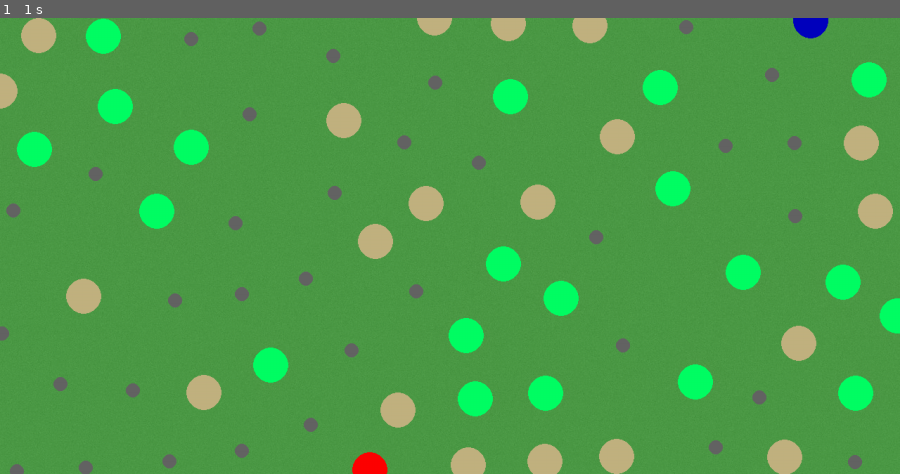
Above: before the commit, frame 1.
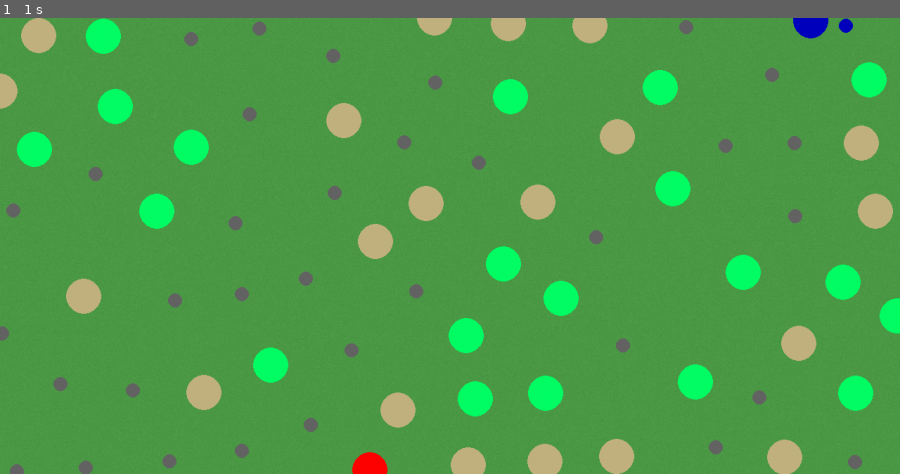
Above: after the commit, the same moment.

Repository: bluesun-pixel/projet-pygame
Game: pygame game, started from main.py
Two runs of this game, one before a commit and one after it. Both use one fixed random seed, a clock stepped at 60 frames per second and the inputs below.
Inputs:
- Up to frame 1 (1 s): no input

The runs differ from the first frame. In frame 1, less than 0.1% of the frame differs, in the area x 93-95%, y 0-4%.

Commit message:
rotation autour du tee

Diff:
--- a/main.py
+++ b/main.py
@@ -145,10 +145,12 @@
 NOMBRE_ARBRES = 20
 NOMBRE_BUNKERS = 20
 DISTANCE_MINIMUM_TEE_DRAPEAU = 800
+VITESSE_ANGULAIRE = .002
 
 #défintion des variables et instances de classe
 obstacle1 = Obstacles(0, 0)  # TODO: essayer de créer une classe abstraite/virtuelle
 points = poisson_disc_sampling(90, 649, 1280, 50)
+alpha = 0 #angle en degré représentant la direction de visée
 
 # </editor-fold>
 
@@ -186,8 +188,7 @@
     liste_de_points.remove(liste_de_points[tee_index])
 
     optimal_distance = distance(tee, drapeau)
-    while optimal_distance < DISTANCE_MINIMUM_TEE_DRAPEAU and len(liste_de_points) >1:
-        print("loop")
+    while optimal_distance < DISTANCE_MINIMUM_TEE_DRAPEAU and len(liste_de_points) >2:
         tee_index_prime = randint(0, len(liste_de_points) - 1)
         tee_prime = liste_de_points[tee_index_prime]
         new_distance = distance(tee_prime, drapeau)
@@ -197,7 +198,7 @@
             optimal_distance = new_distance
         else:
             print("point discarded")
-        liste_de_points.remove(liste_de_points[tee_index])
+        liste_de_points.remove(liste_de_points[tee_index_prime])
 
     return arbres, bunkers, drapeau, tee
 
@@ -213,6 +214,7 @@
 # <editor-fold desc="Boucle de jeu">
 while continuer:
     liste_sprite.draw(fenetre)
+
     for point in points:
         pygame.draw.circle(fenetre, (100, 100, 100), (int(point[0]), int(point[1])), 10)
     for arbre in liste_arbres:
@@ -221,7 +223,20 @@
         pygame.draw.circle(fenetre, (194, 178, 128), (int(bunker.pos_x), int(bunker.pos_y)), 25)
     pygame.draw.circle(fenetre, (255, 0, 0), (int(drapeau_position[0]), int(drapeau_position[1])), 25)
     pygame.draw.circle(fenetre, (0, 0, 190), (int(tee_position[0]), int(tee_position[1])), 25)
+
+    if alpha < 360:
+        alpha += VITESSE_ANGULAIRE
+    else:
+        alpha = 0
+
+    visee_x = tee_position[0] + math.cos(alpha) * 50
+    visee_y = tee_position[1] + math.sin(alpha) * 50
+
+    pygame.draw.circle(fenetre, (0, 0, 190), (int(visee_x), visee_y), 10)
+
+
     pygame.display.flip()
+
     for event in pygame.event.get():
         if event.type == QUIT:
             continuer = False
